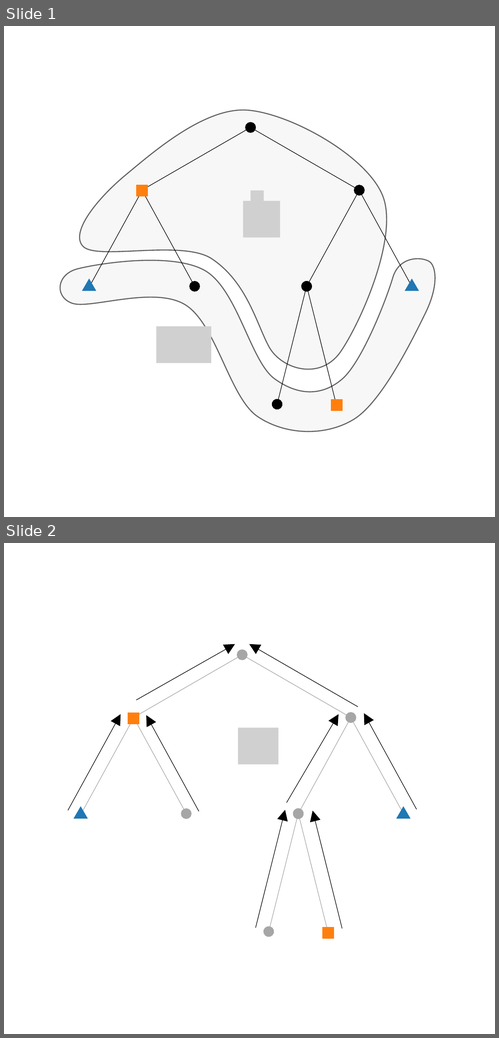
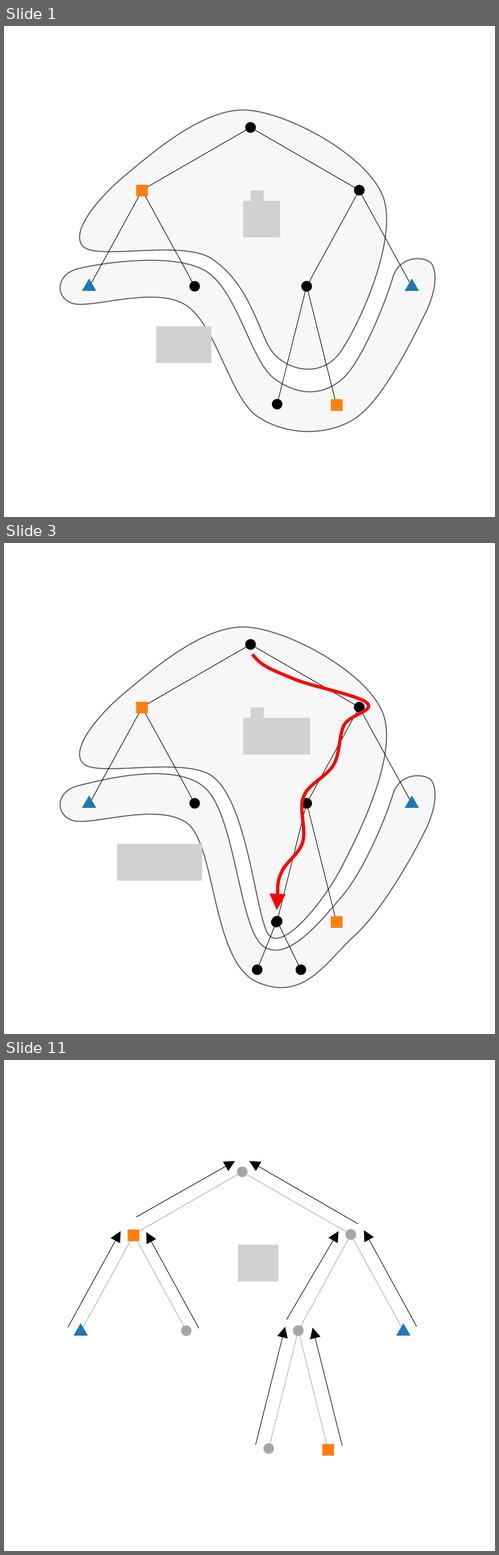
Before and after one commit to eleurent/monte-carlo-graph-search, a slide deck: img/trees.pptx. Shown one above the other, each under a label of ours: slides 1 and 2 before the commit, slides 1, 3 and 11 after it; the slides between them are not shown. The pictures are 499x1038 and 499x1555 pixels, drawn with LibreOffice and Linux fonts; fonts in the diff are those of the drawing; grey boxes stand for pictures. Boxes give left, top, right and bottom in pixels: in the first picture for what was removed or moved away, otherwise in the second. Text is boxed around its words. In the diff, an @@ line names an element or a change of style, - is before the commit and + after.

```diff
--- a/img/trees.pptx
+++ b/img/trees.pptx
@@ slide 3 added at box(4, 543, 495, 1034), background #FFFFFF @@
@@ freeform shape added at box(80, 627, 387, 939), fill #F2F2F2 at 60% opacity, outline #000000 1 pt @@
@@ double arrow added from (142, 708) to (251, 644), #000000 0.5 pt @@
@@ double arrow added from (360, 708) to (251, 644), #000000 0.5 pt @@
@@ freeform shape added at box(253, 655, 369, 910), outline #FF0000 3 pt @@
@@ rectangle added at box(137, 702, 148, 713), fill #FF7F0E, outline #FF7F0E 1 pt @@
@@ double arrow added from (90, 804) to (142, 708), #000000 0.5 pt @@
@@ double arrow added from (195, 804) to (142, 708), #000000 0.5 pt @@
@@ picture added at box(243, 718, 310, 755) @@
@@ picture added at box(251, 708, 264, 731) @@
@@ double arrow added from (307, 804) to (360, 708), #000000 0.5 pt @@
@@ double arrow added from (412, 804) to (360, 708), #000000 0.5 pt @@
@@ freeform shape added at box(60, 774, 436, 988), fill #F2F2F2 at 60% opacity, outline #000000 1 pt @@
@@ triangle added at box(83, 796, 95, 808), fill #1F77B4, outline #1F77B4 1 pt @@
@@ triangle added at box(406, 796, 418, 808), fill #1F77B4, outline #1F77B4 1 pt @@
@@ double arrow added from (277, 921) to (307, 804), #000000 0.5 pt @@
@@ double arrow added from (336, 921) to (307, 804), #000000 0.5 pt @@
@@ picture added at box(117, 844, 202, 881) @@
@@ rectangle added at box(332, 917, 342, 928), fill #FF7F0E, outline #FF7F0E 1 pt @@
@@ double arrow added from (257, 970) to (276, 922), #000000 0.5 pt @@
@@ double arrow added from (301, 970) to (277, 921), #000000 0.5 pt @@
@@ what was slide 2 is now slide 11 @@
```
Also in this commit, not shown: 8 other slides added, 30 other files.
